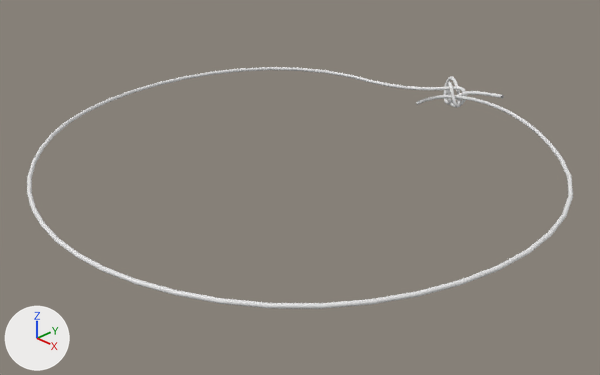
One commit to the Blender file crochet-stitcher/src/models/magic-circle.blend: the scene before it, then after it.
One viewpoint serves both versions: a 50 mm camera at (8.33, -8.07, 5.04) aimed at (0.14, -0.1, -0.48). Lighting does not change. The marker at lower left points along +X, +Y and +Z.

In view in the first picture: 'BézierCurve'.
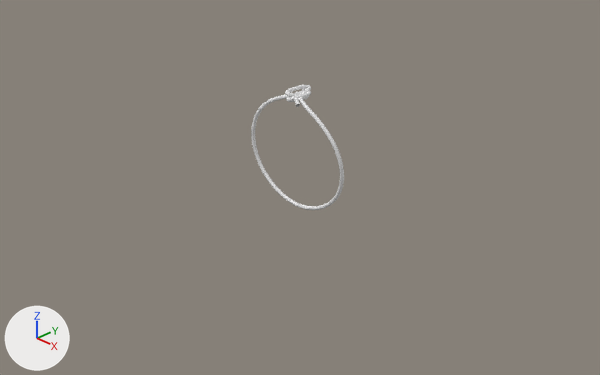
Commit message: Make magic ring kind of fit

Changed parts and their boxes (x1, y1, x2, y2) in the pictures (600 x 375 px):
'BézierCurve', reshaped, moved (83% narrower, 48% shorter)
    before: (27, 67, 573, 309)
    after: (251, 85, 344, 210)

The change, as a list of edits to the scene's bpy script:
```text
Change cu_béziercurve_001:
    where _sp = cu_béziercurve_001.splines.new('BEZIER'); _sp.bezier_points.add(9)
    remove _sp.bezier_points.foreach_set('co', [-0.445, 0.0507, -0.129, 0.843, -0.185, 0.0507, 0.921, -2.117, -0.000789, -0.873, -2.099, -0.000789, -0.798, -0.193, -0.0139, -0.132, 0.138, -0.0103, -0.266, 0.134, -0.0133, -0.164, 0.127, -0.022, -0.257, 0.151, -0.083, 0.142, 0.149, 0.0803])
    remove _sp.bezier_points.foreach_set('handle_left', [-0.527, 0.0828, -0.295, 0.259, 0.214, 0.0507, 1.465, -1.615, -0.000789, -0.339, -2.558, -0.000789, -1.41, -0.594, 0.042, -0.147, 0.147, 0.126, -0.262, 0.128, -0.104, -0.0797, 0.025, -0.162, -0.411, 0.202, -0.203, -0.196, 0.178, 0.0141])
    remove _sp.bezier_points.foreach_set('handle_right', [-0.225, 0.12, 0.0454, 1.534, -0.656, 0.0507, 0.399, -2.598, -0.000789, -1.409, -1.638, -0.000789, -0.271, 0.102, -0.0827, -0.144, 0.108, -0.101, -0.238, 0.0843, 0.198, -0.431, 0.273, 0.203, -0.0875, 0.0565, 0.0479, 1.125, 0.28, 0.204])
    add _sp.bezier_points.foreach_set('co', [-0.104, 0.12, 0.29, 0.202, 0.0196, 0.193, 0.145, 0.0614, -0.247, -0.248, -0.0473, -0.182, -0.169, -0.0164, 0.247, -0.0117, 0.0228, 0.299, -0.0418, 0.0176, 0.303, -0.0212, 0.0323, 0.298, -0.0515, 0.0868, 0.306, 0.0646, -0.0496, 0.292])
    add _sp.bezier_points.foreach_set('handle_left', [-0.15, 0.279, 0.299, 0.0872, -0.013, 0.303, 0.281, 0.098, -0.153, -0.146, -0.0182, -0.304, -0.307, -0.111, 0.178, 0.00947, -0.113, 0.302, -0.0572, 0.107, 0.301, -0.031, 0.175, 0.271, -0.105, 0.196, 0.323, -0.0202, -0.00481, 0.31])
    add _sp.bezier_points.foreach_set('handle_right', [-0.0229, -0.0377, 0.298, 0.337, 0.0582, 0.0621, 0.014, 0.0263, -0.338, -0.349, -0.0765, -0.0588, -0.0562, 0.0854, 0.296, -0.0314, 0.111, 0.293, 0.000149, -0.189, 0.291, -0.035, -0.204, 0.34, 0.00556, -0.0323, 0.279, 0.306, -0.111, 0.288])
Change ob_béziercurve:
    ob_béziercurve.location: (0.54, 3.49, 0.0) -> (0.0, 0.0, 0.0)
```
